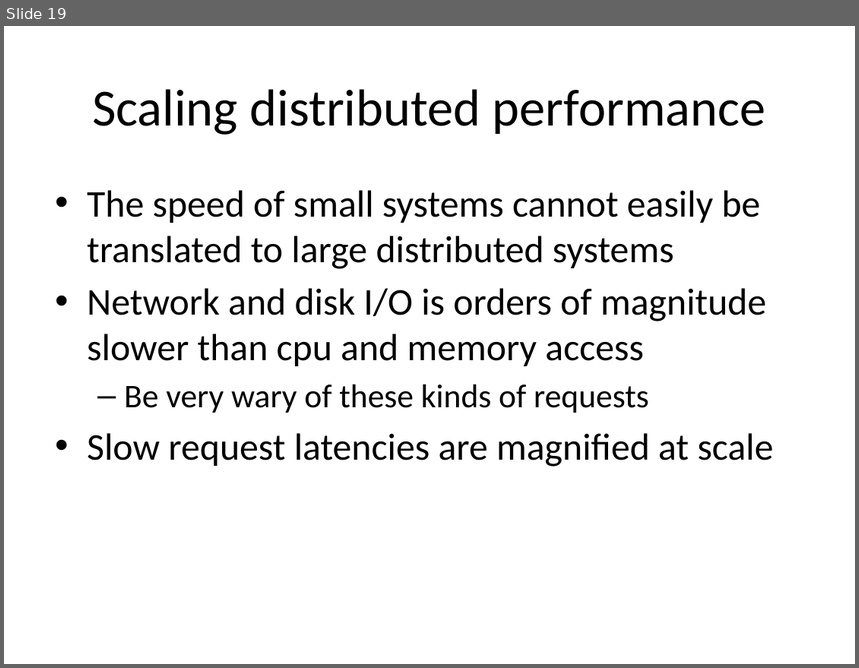
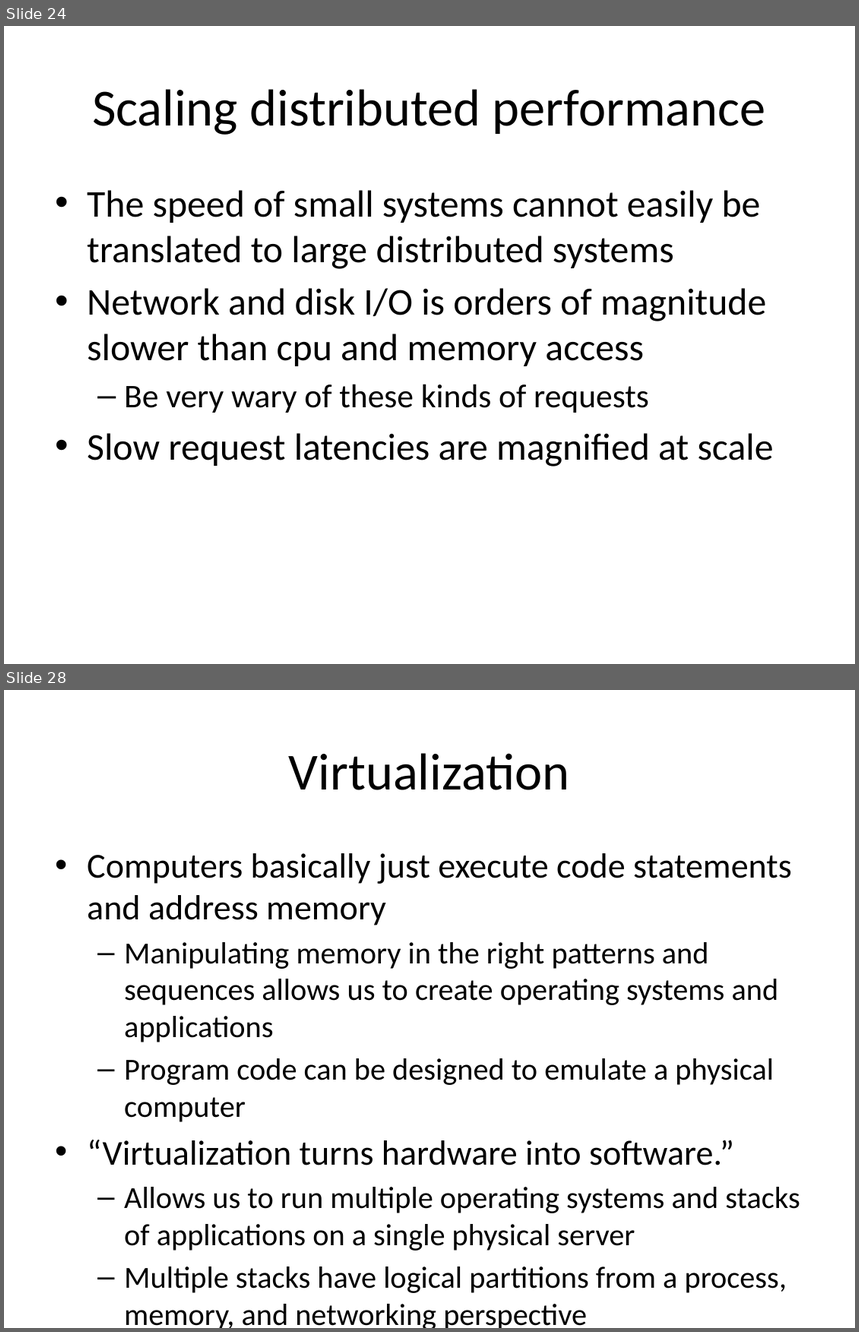
Before and after one commit to jasondbaker/infrastructure-class, a slide deck: infrastructure-week-3.pptx. Shown one above the other, each under a label of ours: slide 19 before the commit, slides 24 and 28 after it; the slides between them are not shown. The pictures are 859x668 and 859x1332 pixels, drawn with LibreOffice and Linux fonts; fonts in the diff are those of the drawing. Boxes give left, top, right and bottom in pixels: in the first picture for what was removed or moved away, otherwise in the second. Text is boxed around its words. In the diff, an @@ line names an element or a change of style, - is before the commit and + after.

```diff
--- a/infrastructure-week-3.pptx
+++ b/infrastructure-week-3.pptx
@@ slide 28 added at (4,690,855,1328), background #FFFFFF @@
@@ title added at (289,753,569,790), 44 pt, text #000000 @@
+Virtualization
@@ text added at (87,853,800,1293), 25.9 pt, text #000000 @@
+• Computers basically just execute code statements and address memory
+  – Manipulating memory in the right patterns and sequences allows us to create operating systems and applications
+  – Program code can be designed to emulate a physical computer
+• “Virtualization turns hardware into software.”
+  – Allows us to run multiple operating systems and stacks of applications on a single physical server
+  – Multiple stacks have logical partitions from a process, memory, and networking perspective
@@ what was slide 19 is now slide 24 @@
```
Also in this commit, not shown: 3 slides changed, 23 other slides added, 1 slide removed, 6 other files.
